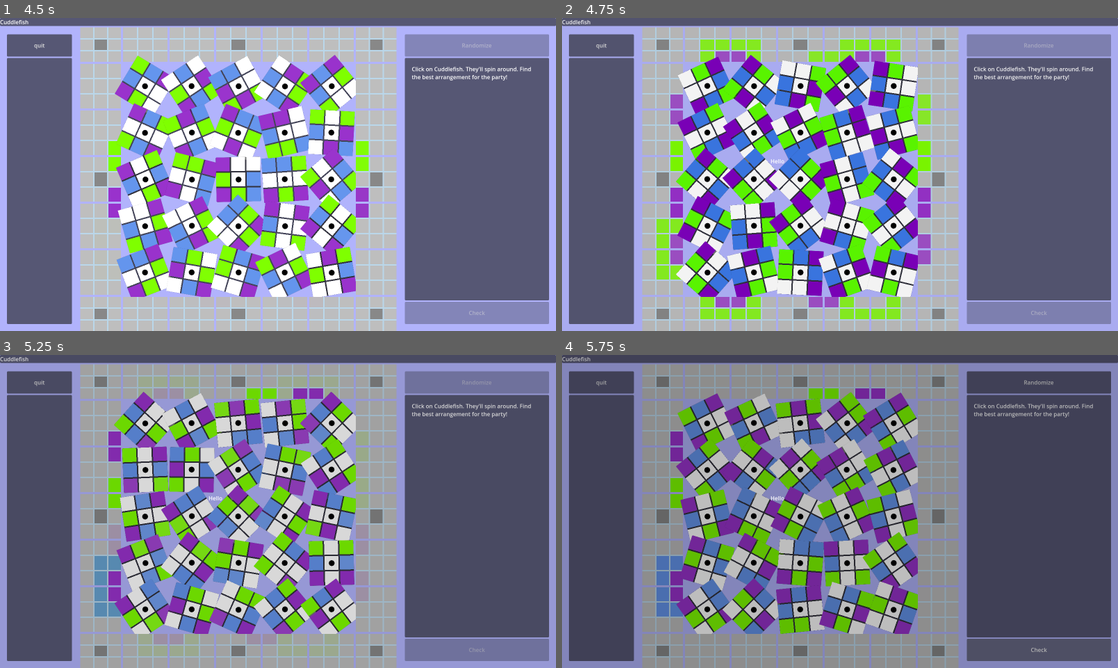
Above: before the commit, frames 1-4 (two rows, left to right).
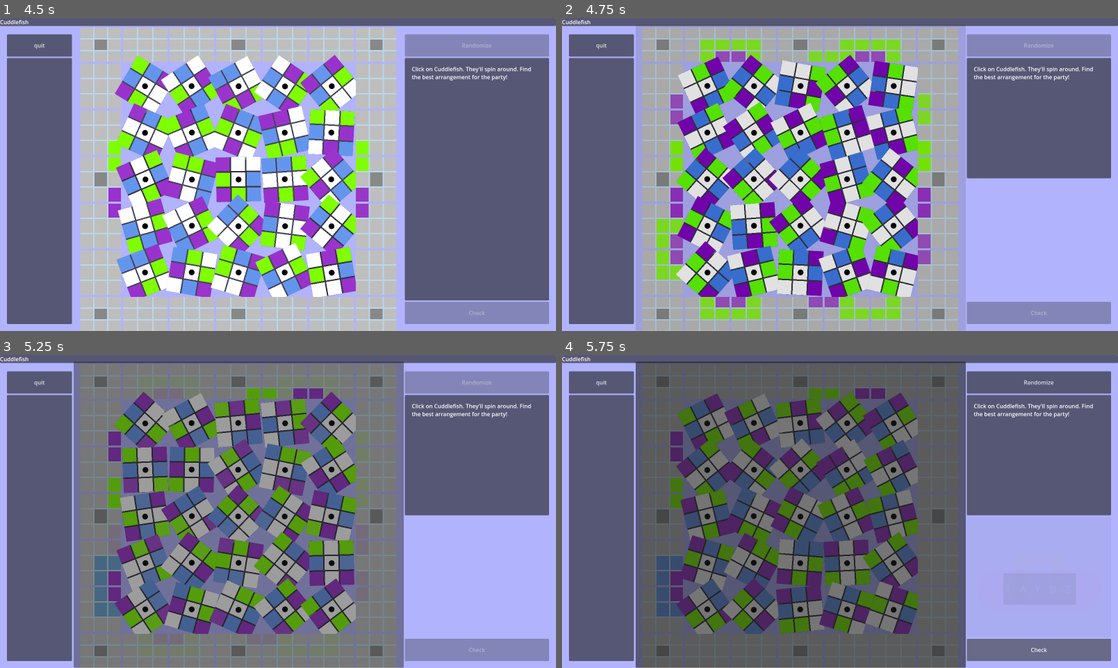
Above: after the commit, the same moments.

Repository: dtersegno/cuddlefish
Game: Godot game, scene res://CuddlefishGame.tscn
Two runs of this game, one before a commit and one after it. Both use one fixed random seed, a clock stepped at 60 frames per second and the inputs below.
Inputs:
- Up to frame 1 (4.5 s): tap Enter (ui_accept) at 0.5, 0.77, 1.52, 3.77 s; hold Up (ui_up) 0.53-1.28 s; hold Down (ui_down) 1.28-2.03 s; hold Up (ui_up) 2.03-2.75 s; click "Check" at 2.75 s; hold Up (ui_up) 3.53-4.28 s; hold Left (ui_left) from 4.28 s (still down)
- Up to frame 2 (4.75 s): keep holding Left (ui_left); tap Enter (ui_accept) at 4.52 s
- Up to frame 3 (5.25 s): keep holding Left (ui_left)
- Up to frame 4 (5.75 s): keep holding Left (ui_left); tap Enter (ui_accept) at 5.27 s

Frame 1 is identical in both runs. In frame 2, 10% of the frame differs, in the area x 37-99%, y 45-91%; in frame 3, 74%; in frame 4, 96%, in the area x 0-100%, y 0-100%.

Commit message:
win animation

Diff:
--- a/cuddlefish-gd/CuddlefishGame.tscn
+++ b/cuddlefish-gd/CuddlefishGame.tscn
@@ -5,11 +5,7 @@
 [ext_resource type="PackedScene" uid="uid://ddml7s4viwma8" path="res://cuddler.tscn" id="2_3n4av"]
 [ext_resource type="Texture2D" uid="uid://blgbg8uwtudy5" path="res://sprites/cuddlegrid_nos.png" id="3_diwuv"]
 [ext_resource type="StyleBox" uid="uid://d1wxsbjir1u1" path="res://20pxPanelStyle.tres" id="5_2ql6j"]
-
-[sub_resource type="StyleBoxFlat" id="StyleBoxFlat_twppa"]
-content_margin_left = 600.0
-content_margin_top = 400.0
-bg_color = Color(0, 0, 0, 0.427451)
+[ext_resource type="PackedScene" uid="uid://bgklg8p4lwbdt" path="res://lock.tscn" id="6_3lay2"]
 
 [node name="Cuddlefish" type="Control"]
 layout_mode = 3
@@ -120,6 +116,20 @@
 size_flags_vertical = 3
 text = "Click on Cuddlefish. They'll spin around. Find the best arrangement for the party!"
 
+[node name="WinScreen" type="PanelContainer" parent="VBoxContainer/HBoxContainer/PanelContainer/VBoxContainer2"]
+process_mode = 1
+layout_mode = 2
+size_flags_vertical = 3
+
+[node name="RichTextLabel" type="RichTextLabel" parent="VBoxContainer/HBoxContainer/PanelContainer/VBoxContainer2/WinScreen"]
+layout_mode = 2
+size_flags_horizontal = 4
+size_flags_vertical = 4
+
+[node name="Lock" parent="VBoxContainer/HBoxContainer/PanelContainer/VBoxContainer2/WinScreen" instance=ExtResource("6_3lay2")]
+position = Vector2(217, 185)
+scale = Vector2(1.8, 1.8)
+
 [node name="Check" type="Button" parent="VBoxContainer/HBoxContainer/PanelContainer/VBoxContainer2"]
 custom_minimum_size = Vector2(128, 64)
 layout_mode = 2
@@ -178,15 +188,12 @@
 layout_mode = 2
 text = "EE D"
 
-[node name="WinScreen" type="PanelContainer" parent="."]
-layout_mode = 1
-anchors_preset = 15
-anchor_right = 1.0
-anchor_bottom = 1.0
-grow_horizontal = 2
-grow_vertical = 2
-theme_override_styles/panel = SubResource("StyleBoxFlat_twppa")
-
-[node name="RichTextLabel" type="RichTextLabel" parent="WinScreen"]
+[node name="GridShade" type="PanelContainer" parent="."]
+visible = false
 layout_mode = 2
-text = "Hello"
+offset_left = 212.0
+offset_top = 19.0
+offset_right = 1162.0
+offset_bottom = 899.0
+size_flags_horizontal = 3
+size_flags_vertical = 3
--- a/cuddlefish-gd/cuddler2-0.gd
+++ b/cuddlefish-gd/cuddler2-0.gd
@@ -202,7 +202,7 @@
 	#
 	if button.is_hovered():
 		self.modulate = Color(0.9,0.9,0.9,1)
-		print('hovor')
+		#print('hovering')
 	else:
 		self.modulate = Color(1,1,1,1)
 
--- a/cuddlefish-gd/game.gd
+++ b/cuddlefish-gd/game.gd
@@ -11,18 +11,19 @@
 # quitter
 @onready var quit_button = $VBoxContainer/HBoxContainer/PanelContainer2/VBoxContainer/QuitButton
 
-@onready var win_screen = $WinScreen
+@onready var win_screen = $VBoxContainer/HBoxContainer/PanelContainer/VBoxContainer2/WinScreen
+
+var wonned = false
 
 # Called when the node enters the scene tree for the first time.
 func _ready() -> void:
 	win_screen.hide()
 	make_connections()
-	#if Input.is_action_pressed("instant_start"):
-		#random_spin_all_cuddlers(5, true)
-	#else:
-		#random_spin_all_cuddlers(5)
-	random_spin_all_cuddlers(5)
-	grid.winstate.connect(win)
+	if Input.is_action_pressed("instant_start"):
+		random_spin_all_cuddlers(5, true)
+	else:
+		random_spin_all_cuddlers(5)
+	grid.winstate.connect(check_win)
 
 func handle_input():
 	if Input.is_action_pressed("ui_accept"):
@@ -49,15 +50,23 @@
 #doesn't actually perform the comparisons, but relies on DIRECTION.RIGHT for all
 #cuddlers when they are properly arranged.
 func check_win():
-	if grid.check_cuddler_directions():
+	if grid.check_cuddler_directions() and not wonned:
+		wonned = true
+		randomize_button.disabled = true
+		check_button.disabled = true
 		win()
 
 func win():
 	var shader = get_tree().create_tween()
-	win_screen.self_modulate = Color(1,1,1,0)
+	var grid_shade = $GridShade
+	win_screen.modulate = Color(1,1,1,0)
+	grid_shade.self_modulate = Color(1,1,1,0)
+	grid_shade.show()
 	win_screen.show()
-	shader.tween_property(win_screen, 'self_modulate', Color(1,1,1,1), 2)
-
+	shader.tween_property(grid_shade, 'self_modulate', Color(1,1,1,1), 1)
+	shader.tween_property(win_screen, 'modulate', Color(1,1,1,1), 3)
+	await shader.finished
+	win_screen.get_child(1).cycle_animation()
 
 func random_spin_all_cuddlers(extra_spins = 0, instantaneous = false) -> void:
 	randomize_button.disabled = true
--- a/cuddlefish-gd/lock.gd
+++ b/cuddlefish-gd/lock.gd
@@ -8,15 +8,15 @@
 @onready var D = $Body/VBoxContainer/HBoxContainer/D
 @onready var E = $Body/VBoxContainer/HBoxContainer/E
 var dials
-
+var solution = 'WOOED'
+var era = 0
 
 var letters = "ABCDEFGHIJKLMNOPQRSTUVWXYZ"
 
 # Called when the node enters the scene tree for the first time.
 func _ready() -> void:
 	dials = [A,B,C,D,E]
-	pop_it()
-	cycle_animation()
+	#cycle_animation()
 	pass # Replace with function body.
 
 
@@ -50,20 +50,46 @@
 	).set_ease(Tween.EASE_IN_OUT).set_trans(Tween.TRANS_ELASTIC)
 	await hook_tween.finished
 
-func cycle_animation():
+func cycle_animation_old():
 	#var animation_timer = Timer.new()
 	#self.add_child(animation_timer)
 	#animation_timer.start()
 	while len(dials) > 0: #animation timer
 		var era_timer = Timer.new() #era timer (when letters stop moving
-		get_tree().root.add_child(era_timer)
+		#get_tree().root.add_child(era_timer)
+		#self.add_child.call_deferred(era_timer)
 		var frame_timer = Timer.new()
-		get_tree().root.add_child(frame_timer)
+		frame_timer.autostart = true
+		frame_timer.start(0.05)
+		#get_tree().root.add_child(frame_timer)
+		#self.add_child.call_deferred(frame_timer)
 		era_timer.start(0.5)
 		while era_timer.is_stopped:
-			frame_timer.start(0.05)
 			cycle_letters(dials)
 
+
+func cycle_animation():
+	#return null
+	#era timer
+	var era_timer = Timer.new()
+	self.add_child(era_timer)
+	era_timer.timeout.connect(era_ended.bind(era_timer))
+	era_timer.start(.8)
+	while len(dials) > 0:
+		cycle_letters(dials)
+		await get_tree().create_timer(0.05).timeout
+	era_timer.queue_free()
+	pop_it()
+
+func era_ended(timer):
+	#shake the lock a tiny bit
+	var lock_shaker = create_tween()
+	lock_shaker.tween_property(self, "position", self.position + Vector2(0,3), 0.05)
+	lock_shaker.tween_property(self, "position", self.position - Vector2(0,3), 0.05)
+	dials[0].text = solution[era]
+	self.era += 1
+	dials.remove_at(0)
+	timer.start(.8)
 
 func auto_cycle():
 	await get_tree().create_timer(0.1).timeout
--- a/cuddlefish-gd/lock.tscn
+++ b/cuddlefish-gd/lock.tscn
@@ -40,7 +40,7 @@
 layout_mode = 2
 size_flags_horizontal = 6
 size_flags_vertical = 4
-text = "A"
+text = "X"
 scroll_active = false
 
 [node name="B" type="RichTextLabel" parent="Body/VBoxContainer/HBoxContainer"]
@@ -56,7 +56,7 @@
 layout_mode = 2
 size_flags_horizontal = 6
 size_flags_vertical = 4
-text = "A"
+text = "Y"
 scroll_active = false
 
 [node name="D" type="RichTextLabel" parent="Body/VBoxContainer/HBoxContainer"]
@@ -64,7 +64,7 @@
 layout_mode = 2
 size_flags_horizontal = 6
 size_flags_vertical = 4
-text = "A"
+text = "B"
 scroll_active = false
 
 [node name="E" type="RichTextLabel" parent="Body/VBoxContainer/HBoxContainer"]
@@ -72,5 +72,5 @@
 layout_mode = 2
 size_flags_horizontal = 6
 size_flags_vertical = 4
-text = "A"
+text = "Z"
 scroll_active = false
